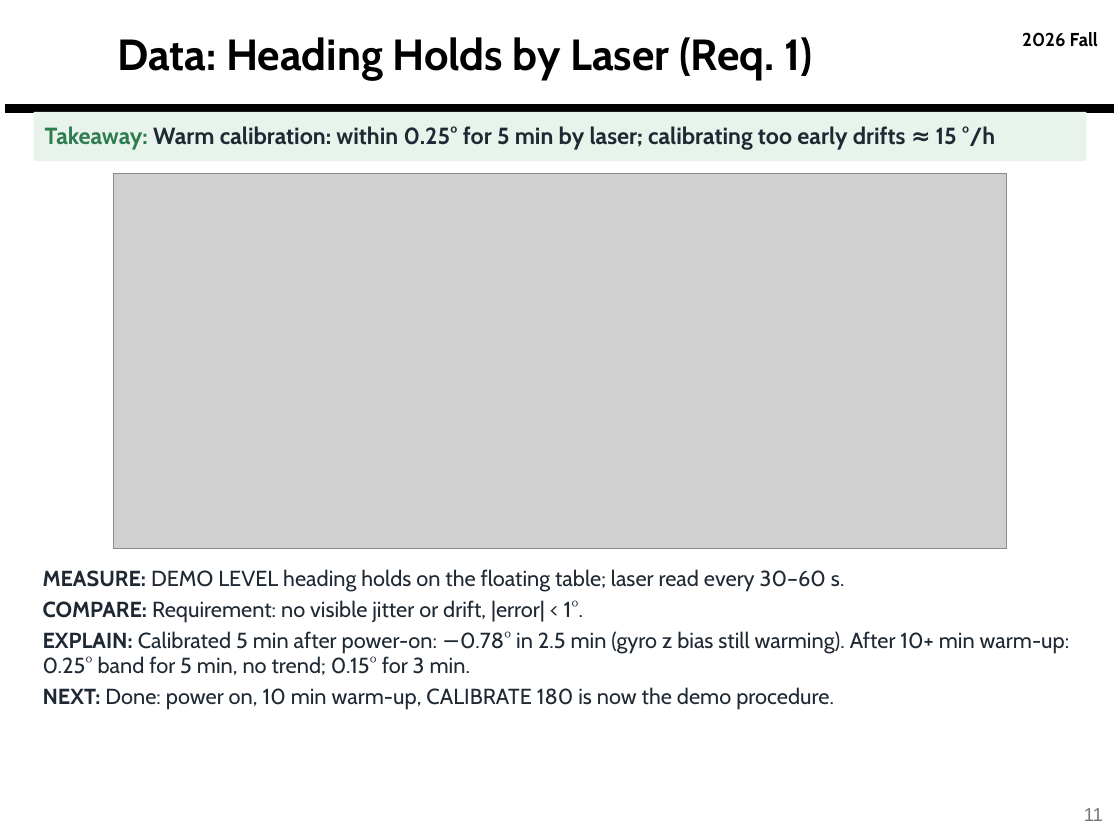
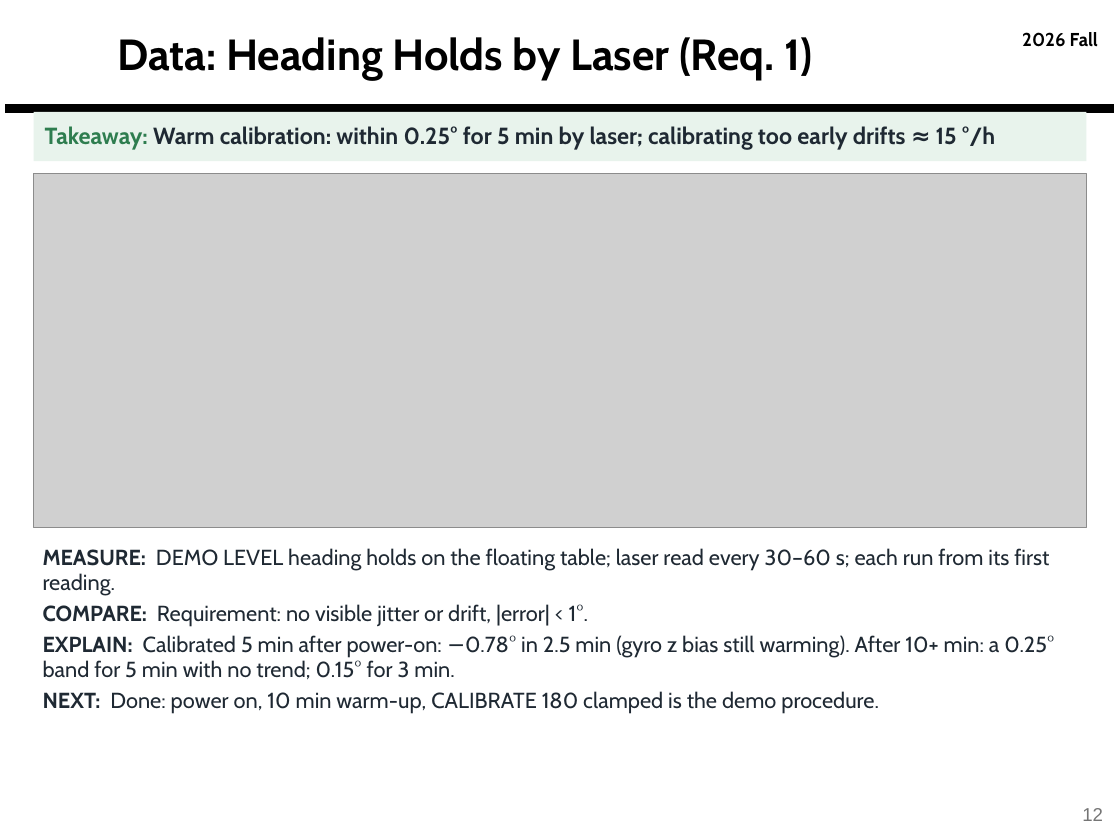
Before and after one commit to derek-weissinger-usafa/Astro-331-Lab-8, a slide deck: slide 12 of Reports/Astro 331 Lab 8_2_3 Body Final Pres.pptx (slide 11 before the commit). Drawn at 1120x840 pixels with LibreOffice and Linux fonts; fonts in the diff are those of the drawing; grey boxes stand for pictures; background and template pictures are left out. Boxes give left, top, right and bottom in pixels: in the first picture for what was removed or moved away, otherwise in the second. Text is boxed around its words. In the diff, an @@ line names an element or a change of style, - is before the commit and + after.

```diff
--- a/Reports/Astro 331 Lab 8_2_3 Body Final Pres.pptx
+++ b/Reports/Astro 331 Lab 8_2_3 Body Final Pres.pptx
@@ picture: place and size @@
-picture at (113, 174, 1007, 549)
+picture at (34, 174, 1086, 528)
@@ text "MEASURE: DEMO LEVEL heading holds ...": place and size @@
-text "MEASURE: DEMO LEVEL heading holds ..." at (43, 569, 1070, 709)
+text "MEASURE: DEMO LEVEL heading holds ..." at (43, 548, 1054, 713)
@@ text at (43, 548, 1049, 595): text changed @@
-MEASURE: DEMO LEVEL heading holds on the floating table; laser read every 30–60 s.
+MEASURE: DEMO LEVEL heading holds on the floating table; laser read every 30–60 s; each run from its first reading.
@@ text at (43, 635, 1054, 713): text changed @@
-EXPLAIN: Calibrated 5 min after power-on: −0.78° in 2.5 min (gyro z bias still warming). After 10+ min warm-up: 0.25° band for 5 min, no trend; 0.15° for 3 min.
-NEXT: Done: power on, 10 min warm-up, CALIBRATE 180 is now the demo procedure.
+EXPLAIN: Calibrated 5 min after power-on: −0.78° in 2.5 min (gyro z bias still warming). After 10+ min: a 0.25° band for 5 min with no trend; 0.15° for 3 min.
+NEXT: Done: power on, 10 min warm-up, CALIBRATE 180 clamped is the demo procedure.
@@ page number at (1082, 808, 1103, 821): text changed @@
-11
+12
```
Also in this commit, not shown: 11 other slides changed, 14 other files.
